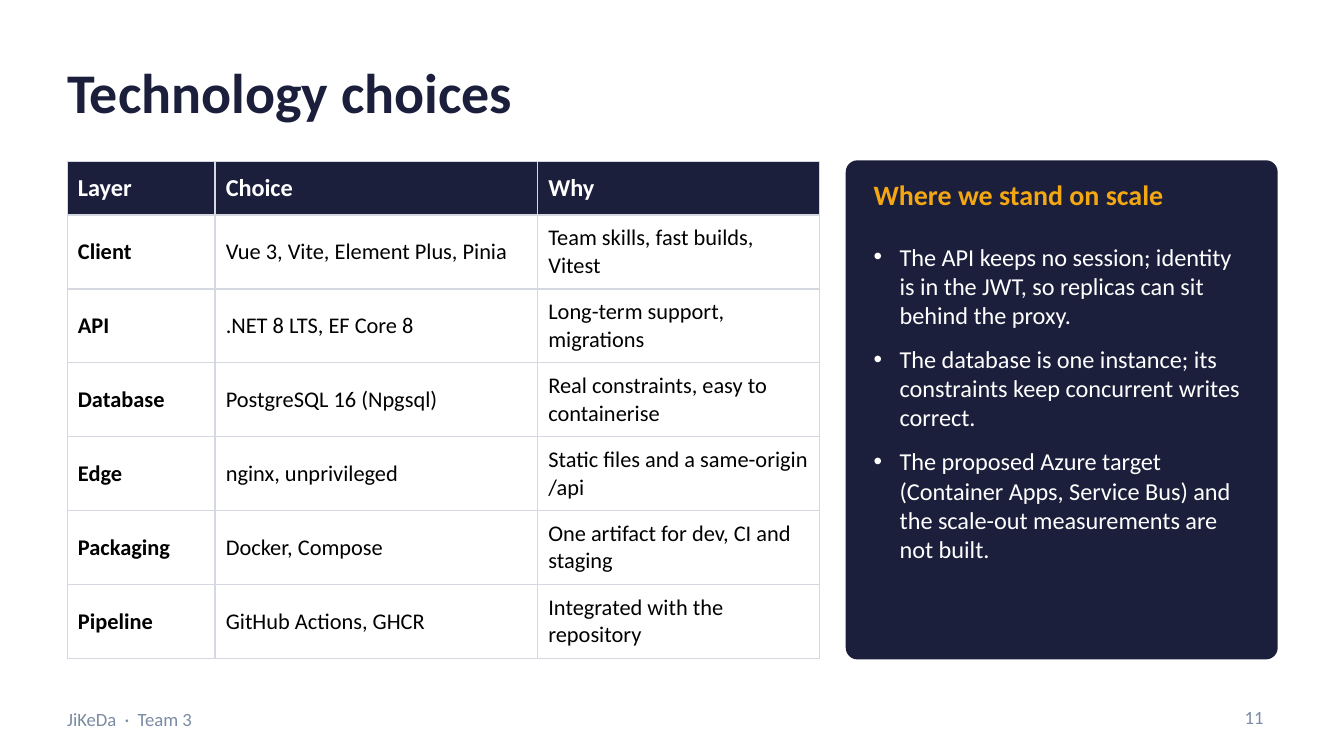
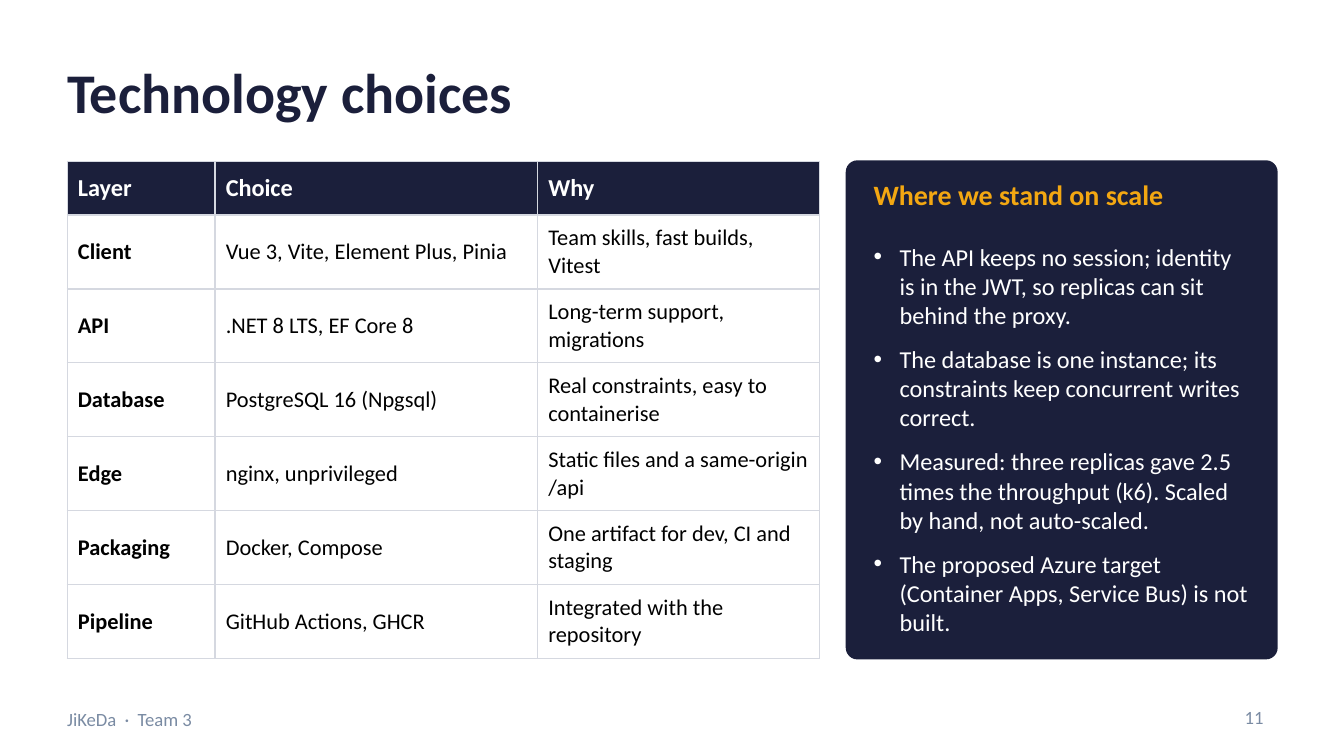
Before and after one commit to Friedriceee/5001, a slide deck: slide 11 of docs/presentation/JiKeDa_Team3_Presentation.pptx. Drawn at 1344x756 pixels with LibreOffice and Linux fonts; fonts in the diff are those of the drawing. Boxes give left, top, right and bottom in pixels: in the first picture for what was removed or moved away, otherwise in the second. Text is boxed around its words. In the diff, an @@ line names an element or a change of style, - is before the commit and + after.

Commit message:
docs: record scale-out, consistency and first CD results; update presentation

```diff
--- a/docs/presentation/JiKeDa_Team3_Presentation.pptx
+++ b/docs/presentation/JiKeDa_Team3_Presentation.pptx
@@ text at (x1=900, y1=453, x2=1248, y2=631): text changed @@
-• The proposed Azure target (Container Apps, Service Bus) and the scale-out measurements are not built.
+• Measured: three replicas gave 2.5 times the throughput (k6). Scaled by hand, not auto-scaled.
+• The proposed Azure target (Container Apps, Service Bus) is not built.
```
Also in this commit, not shown: 8 other slides changed, 1 slide added, 2 other files.
